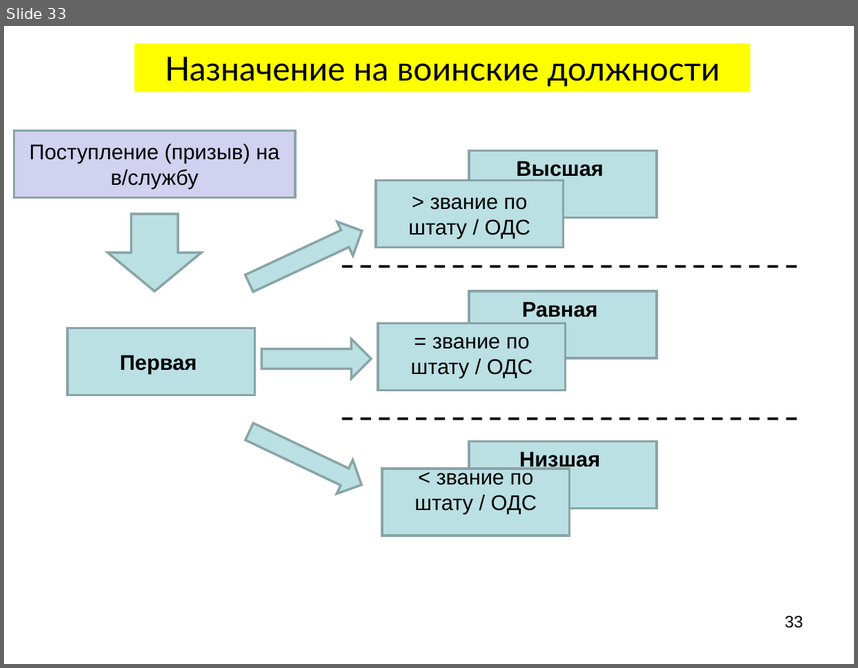
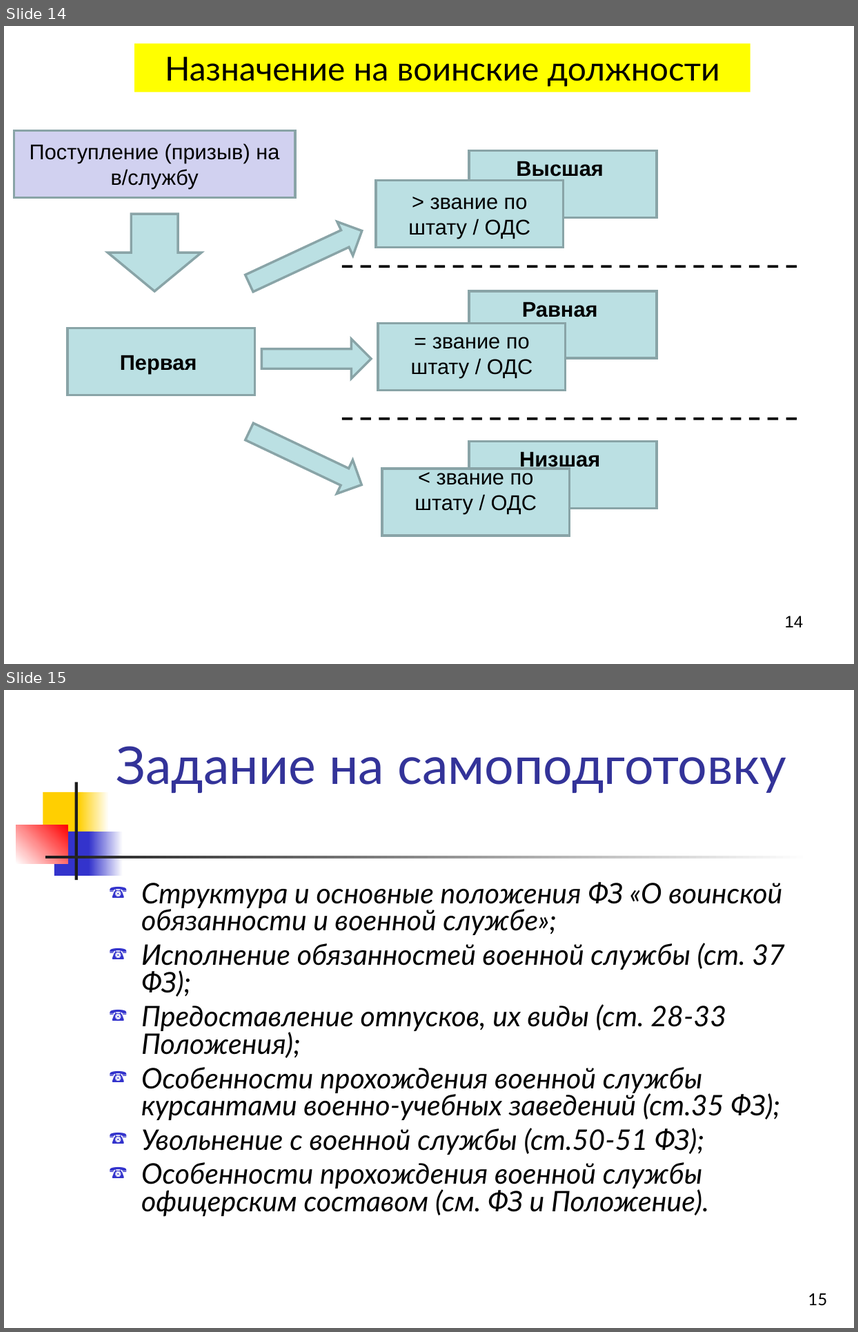
Before and after one commit to shahzod20000901/Storage, a slide deck: Правоведение/Комплект 6.ppt. Shown one above the other, each under a label of ours: slide 33 before the commit, slides 14 and 15 after it. The pictures are 858x668 and 858x1332 pixels, drawn with LibreOffice and Linux fonts; fonts in the diff are those of the drawing. Boxes give left, top, right and bottom in pixels: in the first picture for what was removed or moved away, otherwise in the second. Text is boxed around its words. In the diff, an @@ line names an element or a change of style, - is before the commit and + after.

```diff
--- a/Правоведение/Комплект 6.ppt
+++ b/Правоведение/Комплект 6.ppt
@@ slide 15 added at box(4, 690, 854, 1328), background #FFFFFF @@
@@ title added at box(116, 746, 786, 793), 44 pt, text #333399 @@
+Задание на самоподготовку
@@ rectangle added at box(43, 792, 84, 836), fill #FFCF01 @@
@@ rectangle added at box(74, 782, 77, 880), fill #1C1C1C @@
@@ rectangle added at box(79, 792, 110, 836), fill gradient #FFCF01 to #FFFFFF @@
@@ rectangle added at box(16, 825, 67, 863), fill gradient #FFFFFF to #FF0000 @@
@@ rectangle added at box(54, 831, 93, 876), fill #3333CC @@
@@ rectangle added at box(89, 831, 123, 876), fill gradient #3333CC to #FFFFFF @@
@@ rectangle added at box(45, 856, 810, 858), fill gradient #1C1C1C to #FFFFFF @@
@@ text added at box(141, 882, 785, 1216), 24 pt, text #000000, italic @@
+☎ Структура и основные положения ФЗ «О воинской обязанности и военной службе»;
+☎ Исполнение обязанностей военной службы (ст. 37 ФЗ);
+☎ Предоставление отпусков, их виды (ст. 28-33 Положения);
+☎ Особенности прохождения военной службы курсантами военно-учебных заведений (ст.35 ФЗ);
+☎ Увольнение с военной службы (ст.50-51 ФЗ);
+☎ Особенности прохождения военной службы офицерским составом (см. ФЗ и Положение).
@@ page number added at box(808, 1292, 827, 1305), 14 pt, text #000000 @@
+15
@@ what was slide 33 is now slide 14 @@
@@ page number at box(785, 615, 804, 627): text changed @@
-33
+14
```
Also in this commit, not shown: 5 slides changed, 4 other slides added, 27 slides removed, 5 other files.
